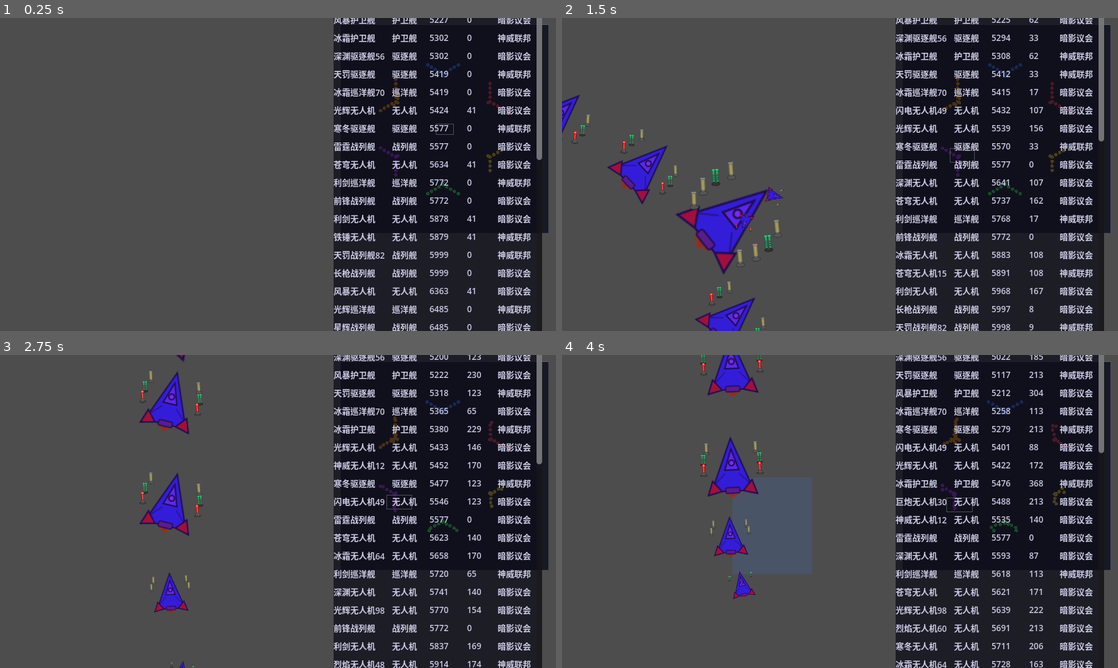
Above: before the commit, frames 1-4 (two rows, left to right).
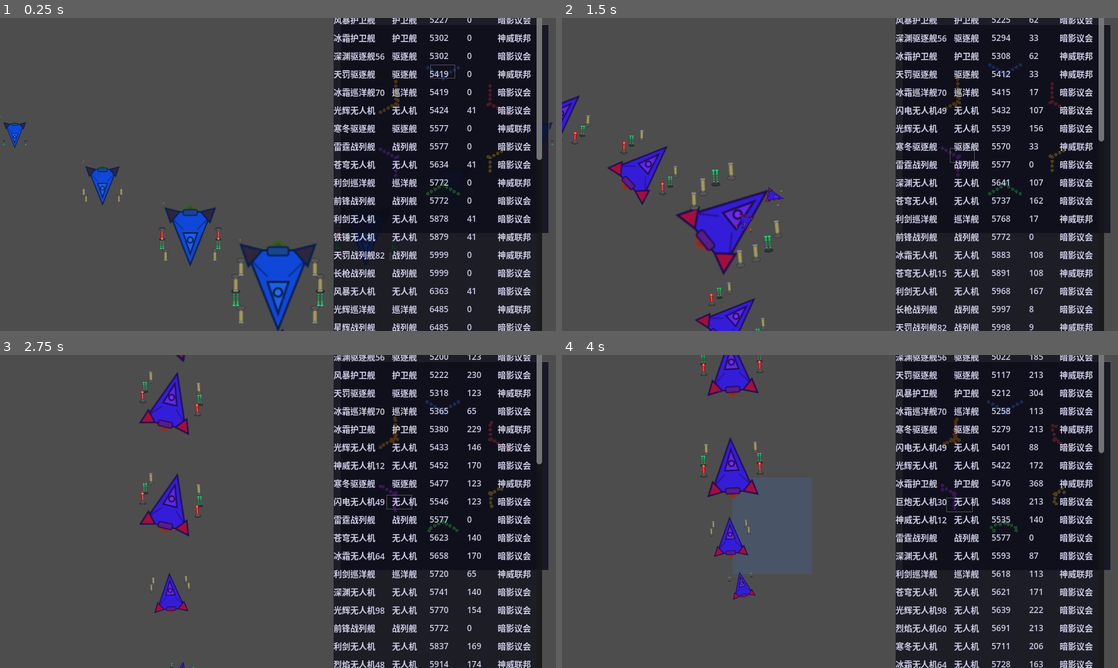
Above: after the commit, the same moments.

Repository: ZhanXuzhao/SpaceRTS
Game: Godot game, scene res://scenes/main.tscn
The game is run twice, just before and just after one commit, with the same random seed, the same clock (stepped at 60 frames per second) and the same inputs.
Inputs (mouse positions are in pixels of both pictures, inside the frame that each line leads up to):
- Up to frame 1 (0.25 s): no input
- Up to frame 2 (1.5 s): click (995, 21) at 0.52 s; tap Enter at 1.25 s; move the mouse to (962, 158) at 1.27 s; hold W from 1.28 s (still down); tap R at 1.35 s; click (962, 158) at 1.42 s
- Up to frame 3 (2.75 s): release W at 2 s; drag from (166, 527) to (172, 652) at 2.02 s
- Up to frame 4 (4 s): move the mouse to (895, 442) at 2.77 s; hold W 2.78-3.5 s; tap H at 2.85 s; drag from (812, 574) to (734, 477) at 3.52 s

The runs differ from the first frame. In frame 1, 4.0% of the frame differs, in the area x 0-100%, y 14-100%; in frame 2, 1.0%; in frame 3, 0.6%; in frame 4, 0.6%.

Commit message:
初始化自动编队 + 镜头对准玩家舰队并缩放到半屏宽度

Diff:
--- a/scripts/main.gd
+++ b/scripts/main.gd
@@ -947,8 +947,33 @@
 		var forward_dir = (_POLYGON_CENTER - pos).normalized()
 		_spawn_fleet(team_name, pos.x, config, pos.y, forward_dir)
 
-	# 镜头缩放到刚好显示所有舰队
-	_fit_camera_to_fleets()
+	# 玩家单位自动编为1队
+	var player_group: Array = _control_groups[1]
+	player_group.clear()
+	for unit in _units:
+		if is_instance_valid(unit) and unit.hull > 0 and unit.team == _player_team_name:
+			player_group.append(unit)
+			unit.control_group = 1
+
+	# 镜头对准玩家舰队，缩放至舰队宽度占屏幕一半
+	var cam_target := Vector2.ZERO
+	var player_count := 0
+	var min_pos := Vector2(INF, INF)
+	var max_pos := Vector2(-INF, -INF)
+	for unit in _units:
+		if is_instance_valid(unit) and unit.hull > 0 and unit.team == _player_team_name:
+			cam_target += unit.global_position
+			player_count += 1
+			min_pos = min_pos.min(unit.global_position)
+			max_pos = max_pos.max(unit.global_position)
+	if player_count > 0:
+		cam_target /= player_count
+		_camera.position = cam_target
+		var viewport_w = get_viewport().get_visible_rect().size.x
+		var fleet_w = max_pos.x - min_pos.x + 200.0  # +200 边距
+		_zoom_target = clamp(viewport_w * 0.5 / fleet_w, 0.3, 3.0) if fleet_w > 0 else 1.0
+		_camera.zoom = Vector2(_zoom_target, _zoom_target)
+		_follow_unit = null
 
 
 const V_SPREAD_ANGLE := 120.0       # V字翅膀展开角度（度）
